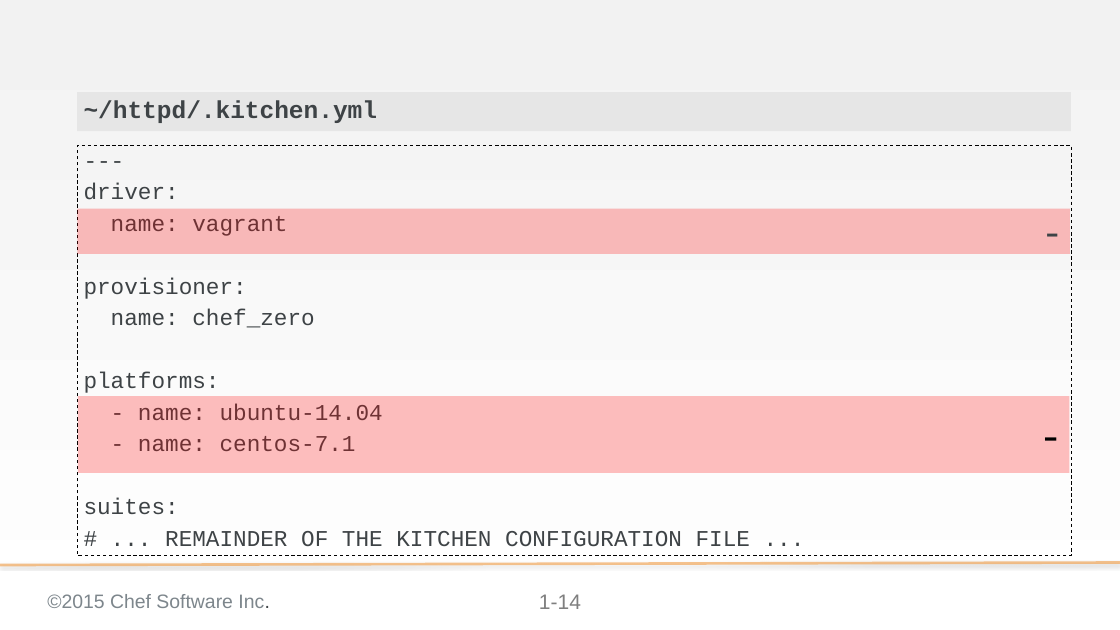
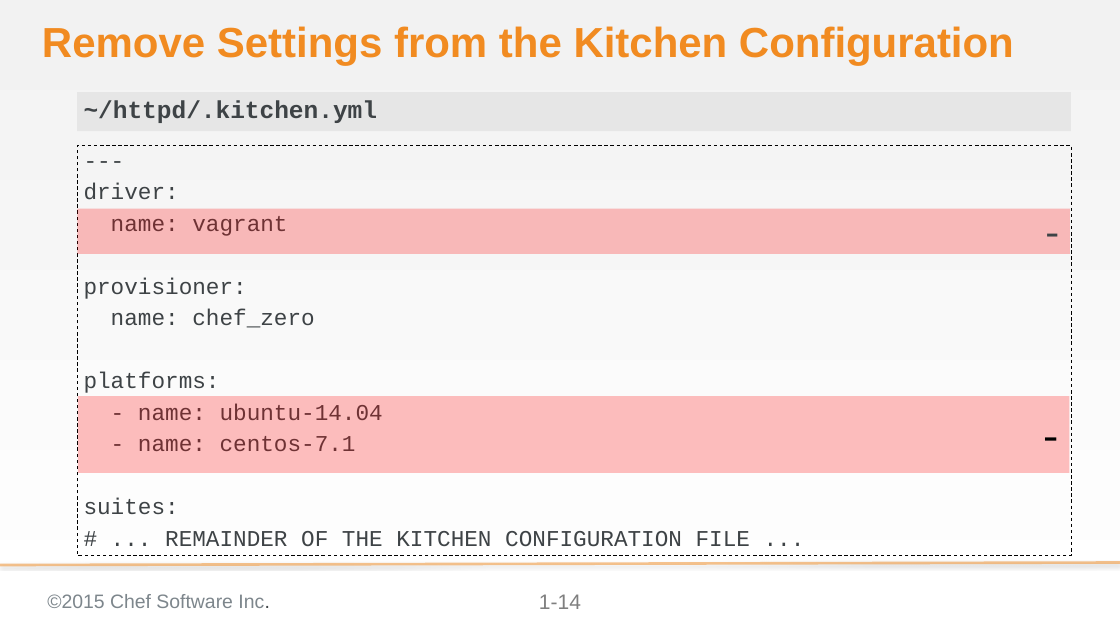
Before and after one commit to chef-training/test_driven_cookbook_development, a slide deck: slide 14 of 01-building_cookbooks_with_tests.pptx. Drawn at 1120x630 pixels with LibreOffice and Linux fonts; fonts in the diff are those of the drawing; background and template pictures are left out. Boxes give left, top, right and bottom in pixels: in the first picture for what was removed or moved away, otherwise in the second. Text is boxed around its words. In the diff, an @@ line names an element or a change of style, - is before the commit and + after.

```diff
--- a/01-building_cookbooks_with_tests.pptx
+++ b/01-building_cookbooks_with_tests.pptx
@@ title added at box(42, 26, 1014, 65), 48 pt, text #F18B21, bold @@
+Remove Settings from the Kitchen Configuration
```
Also in this commit, not shown: 18 other slides changed, 5 other files.
